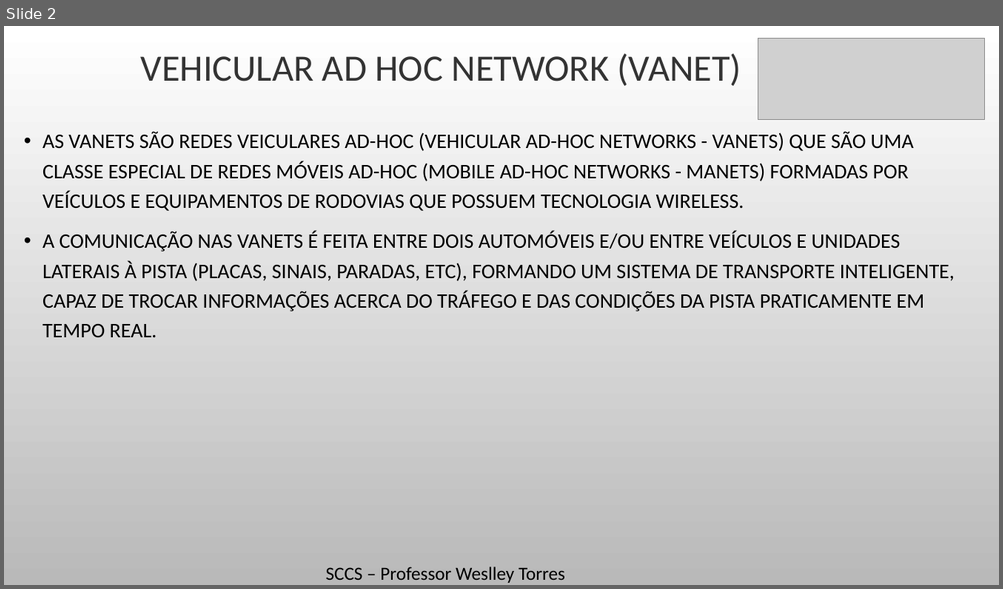
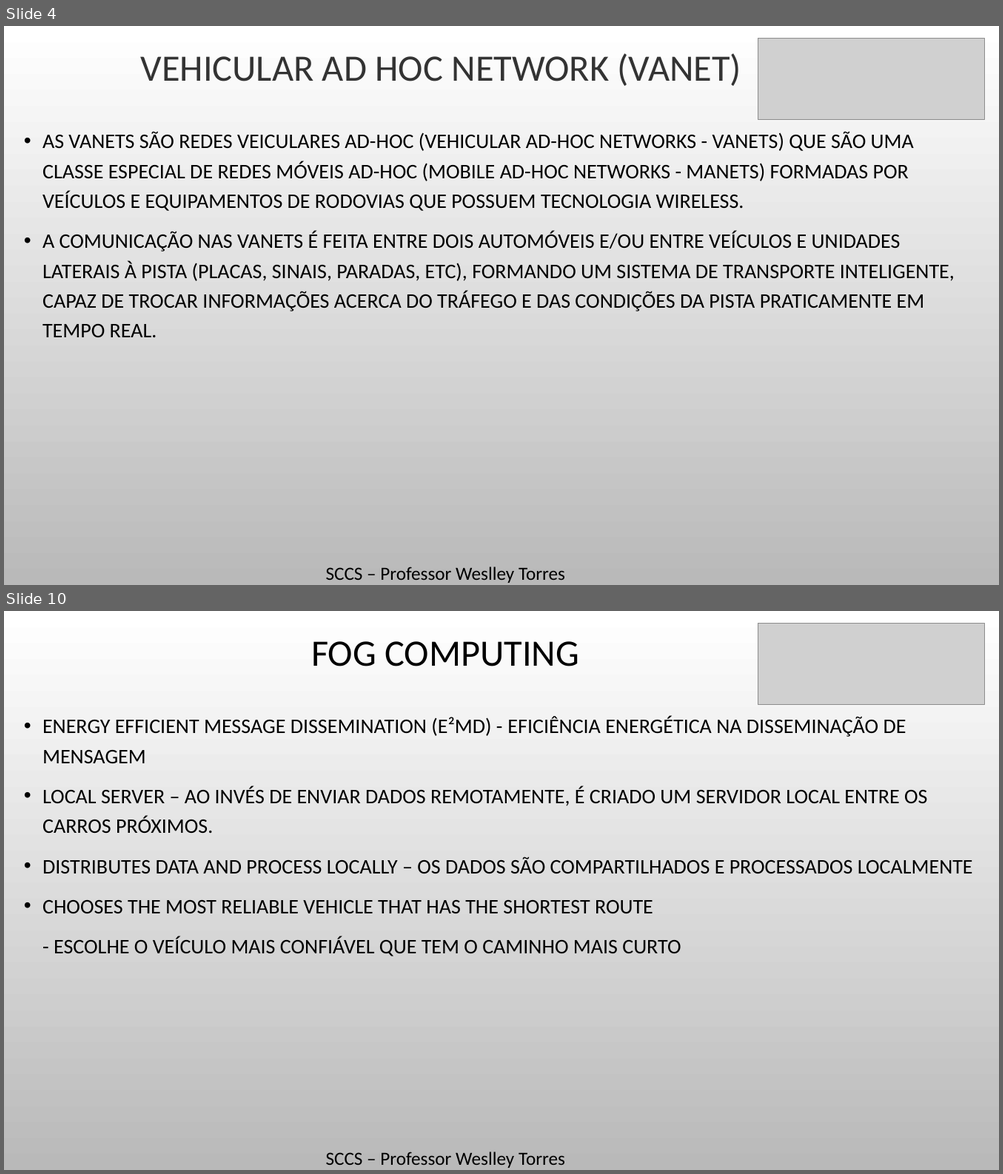
Before and after one commit to Massatoshi/SCCS-Trabalho, a slide deck: PPTS/VANET-Explicações.pptx. Shown one above the other, each under a label of ours: slide 2 before the commit, slides 4 and 10 after it; the slides between them are not shown. The pictures are 1003x589 and 1003x1174 pixels, drawn with LibreOffice and Linux fonts; fonts in the diff are those of the drawing; grey boxes stand for pictures; background and template pictures are left out. Boxes give left, top, right and bottom in pixels: in the first picture for what was removed or moved away, otherwise in the second. Text is boxed around its words. In the diff, an @@ line names an element or a change of style, - is before the commit and + after.

```diff
--- a/PPTS/VANET-Explicações.pptx
+++ b/PPTS/VANET-Explicações.pptx
@@ slide 10 added at [4,611,999,1170], background picture (left out) @@
@@ picture added at [758,623,984,704] @@
@@ title added at [311,641,579,667], 36 pt, text #000000 @@
+FOG COMPUTING
@@ text added at [42,716,973,957], 20 pt, text #000000 @@
+• ENERGY EFFICIENT MESSAGE DISSEMINATION (E²MD) - EFICIÊNCIA ENERGÉTICA NA DISSEMINAÇÃO DE MENSAGEM
+• LOCAL SERVER – AO INVÉS DE ENVIAR DADOS REMOTAMENTE, É CRIADO UM SERVIDOR LOCAL ENTRE OS CARROS PRÓXIMOS.
+• DISTRIBUTES DATA AND PROCESS LOCALLY – OS DADOS SÃO COMPARTILHADOS E PROCESSADOS LOCALMENTE
+• CHOOSES THE MOST RELIABLE VEHICLE THAT HAS THE SHORTEST ROUTE
+- ESCOLHE O VEÍCULO MAIS CONFIÁVEL QUE TEM O CAMINHO MAIS CURTO
@@ text added at [326,1152,565,1168], 18 pt, text #000000 @@
+SCCS – Professor Weslley Torres
@@ what was slide 2 is now slide 4 @@
```
Also in this commit, not shown: 5 slides changed, 4 other slides added, 1 other file.
